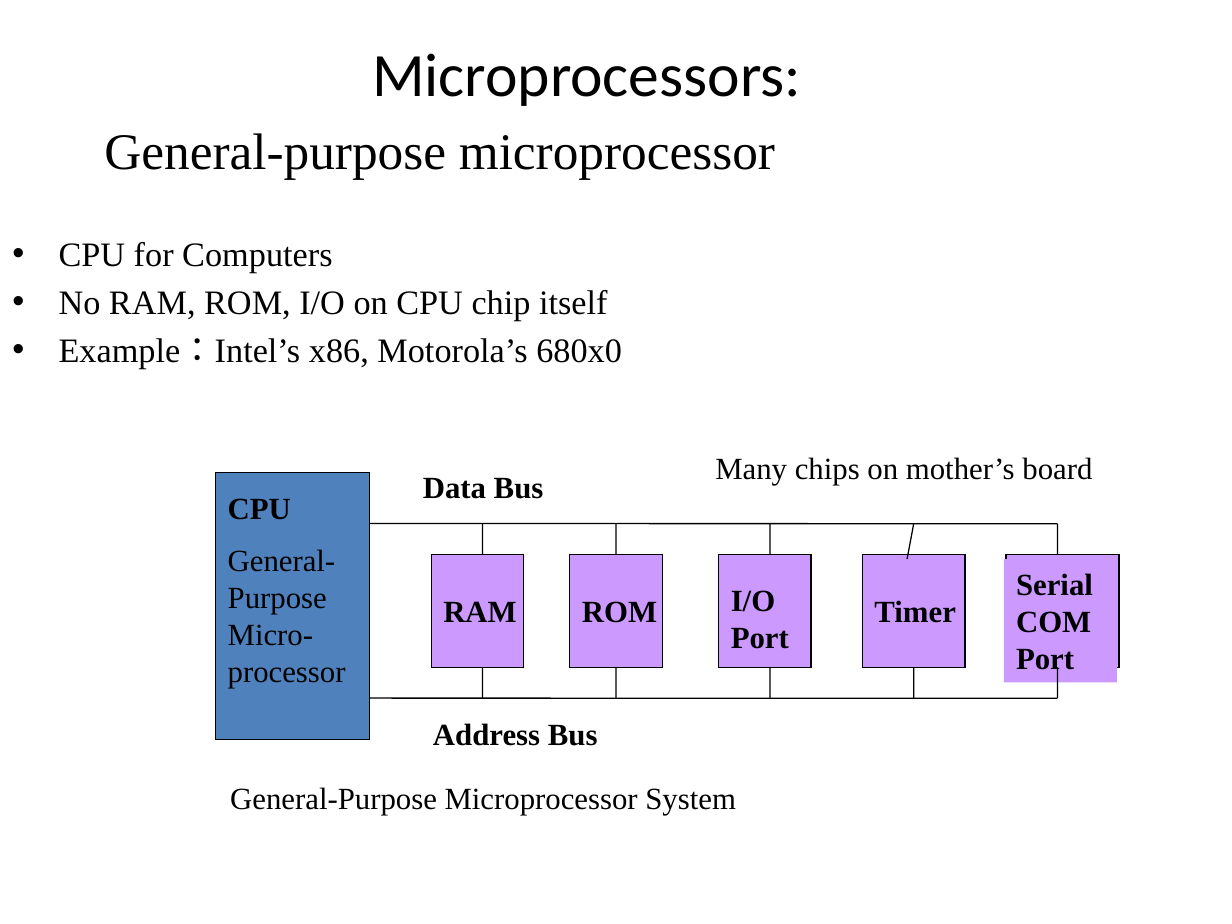
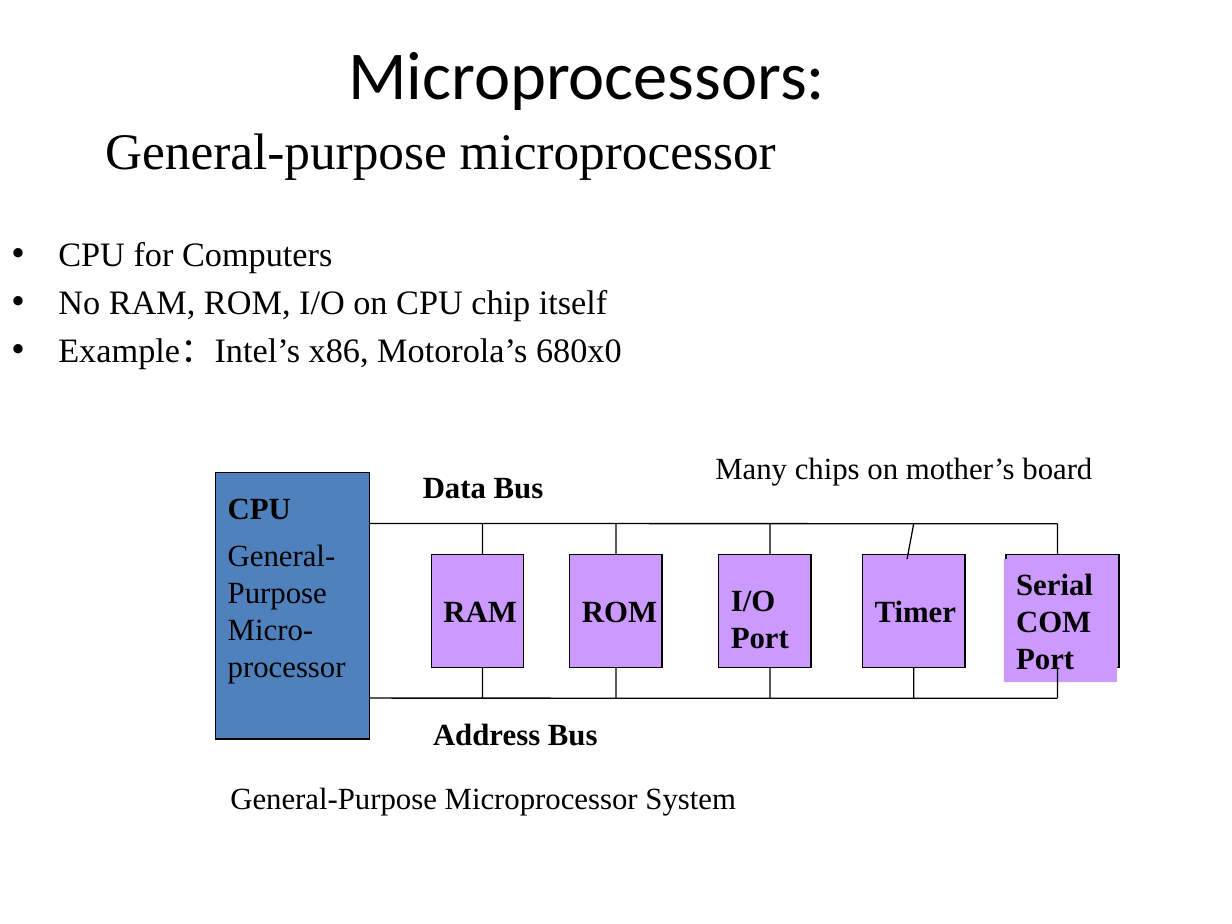
Before and after one commit to IT-GECBH/2020, a slide deck: slide 7 of resources/MICROPROCESSOR/series2/microcontroller_intro.pptx. Drawn at 1232x924 pixels with LibreOffice and Linux fonts; fonts in the diff are those of the drawing. Boxes give left, top, right and bottom in pixels: in the first picture for what was removed or moved away, otherwise in the second. Text is boxed around its words. In the diff, an @@ line names an element or a change of style, - is before the commit and + after.

```diff
--- a/resources/MICROPROCESSOR/series2/microcontroller_intro.pptx
+++ b/resources/MICROPROCESSOR/series2/microcontroller_intro.pptx
@@ text "Microprocessors:" at box(349, 52, 826, 110): size 36 to 40 pt @@
@@ text "CPU for Computers" at box(58, 242, 622, 369): indent changed @@
@@ rectangle at box(216, 472, 370, 739): outline #000000 0.75 pt to #000000 0.74 pt @@
@@ text "CPU" at box(228, 498, 346, 683): less space between paragraphs @@
```
Also in this commit, not shown: 27 other slides changed, 1 other file.
